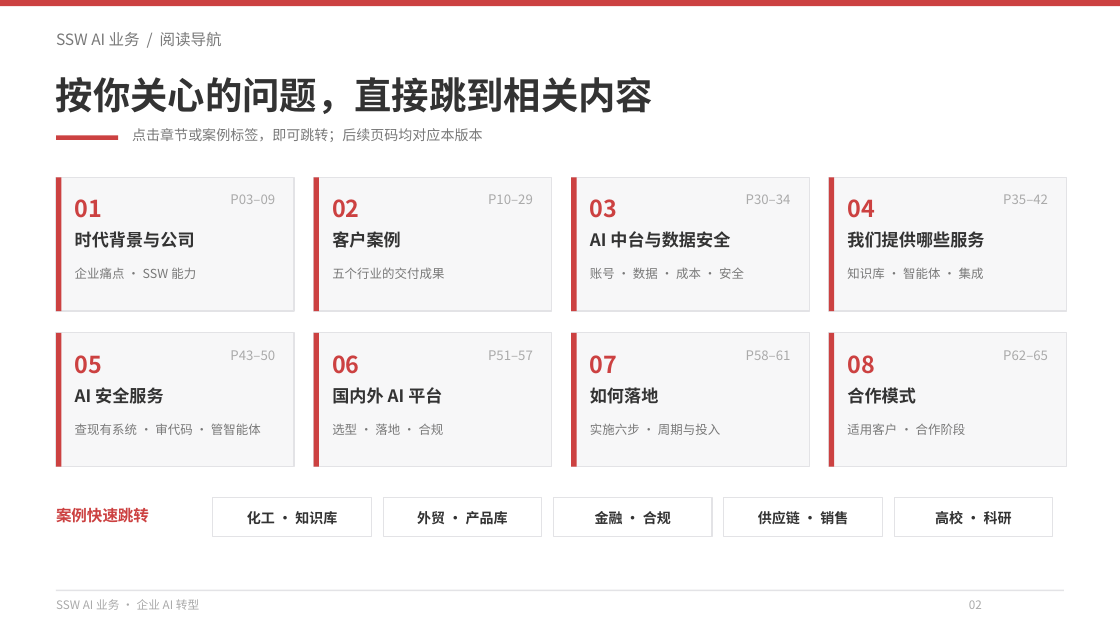
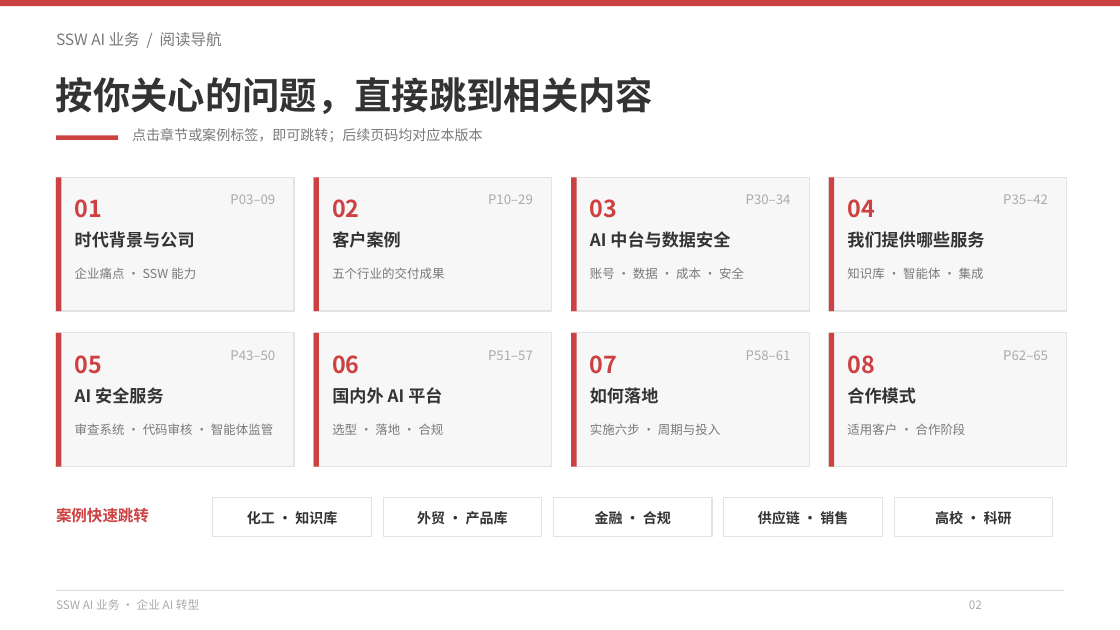
Before and after one commit to hveraus/ssw-business, a slide deck: slide 2 of SSW AI 业务_v2/SSW AI 业务_v3.pptx. Drawn at 1120x630 pixels with LibreOffice and Linux fonts; fonts in the diff are those of the drawing. Boxes give left, top, right and bottom in pixels: in the first picture for what was removed or moved away, otherwise in the second. Text is boxed around its words. In the diff, an @@ line names an element or a change of style, - is before the commit and + after.

Commit message:
两个服务页改名并同步全篇
- P46：服务二 · 审核 AI 生成的代码 → 服务二 · AI 时代下的代码审核
- P47：服务三 · 管好员工使用的智能体 → 服务三 · 企业智能体安全监管
- 同步：P44 三行小标题、P43 分隔页导览行（审查现有系统 · 代码审核 · 智能体安全监管）、目录第八章描述

```diff
--- a/SSW AI 业务_v2/SSW AI 业务_v3.pptx
+++ b/SSW AI 业务_v2/SSW AI 业务_v3.pptx
@@ text at <box>75,423,273,435</box>: text changed @@
-查现有系统 · 审代码 · 管智能体
+审查系统 · 代码审核 · 智能体监管
```
Also in this commit, not shown: 4 other slides changed, 1 other file.
